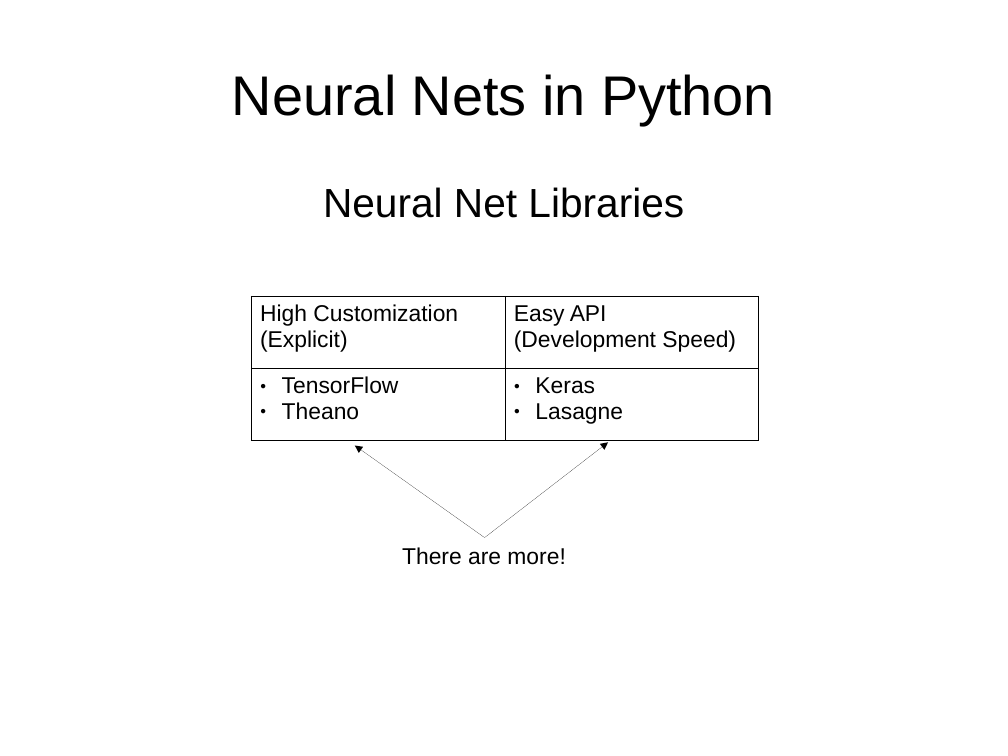
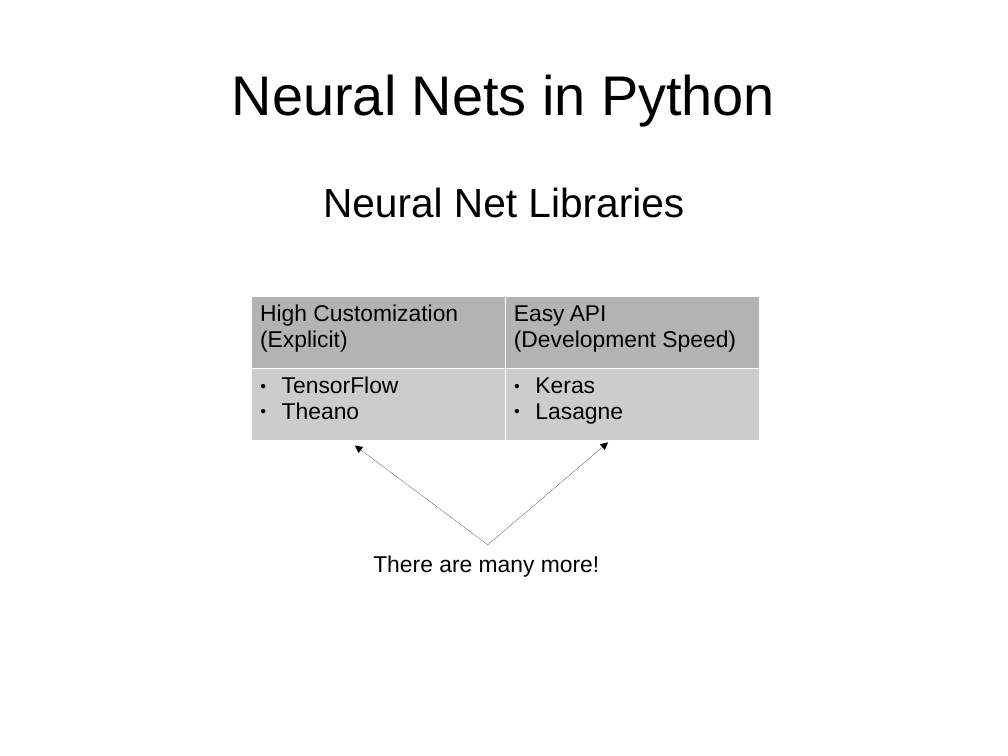
Before and after one commit to mike-a-yen/nn_demo, a slide deck: slide 2 of intro_nn.odp. Drawn at 1008x756 pixels with LibreOffice and Linux fonts; fonts in the diff are those of the drawing. Boxes give left, top, right and bottom in pixels: in the first picture for what was removed or moved away, otherwise in the second. Text is boxed around its words. In the diff, an @@ line names an element or a change of style, - is before the commit and + after.

Commit message:
slides

```diff
--- a/intro_nn.odp
+++ b/intro_nn.odp
@@ table at <box>252,296,760,440</box> @@
@@ fill none to #B3B3B3 in row 1 @@
@@ fill none to #CCCCCC in row 2 @@
@@ borders changed @@
@@ arrow moved from (485, 538) - (355, 445) to (488, 545) - (355, 445) @@
@@ arrow moved from (485, 538) - (608, 443) to (488, 545) - (608, 443) @@
@@ text at <box>373,555,599,577</box>: text changed @@
-There are more!
+There are many more!
```
Also in this commit, not shown: 1 other slide changed, 1 other file.
